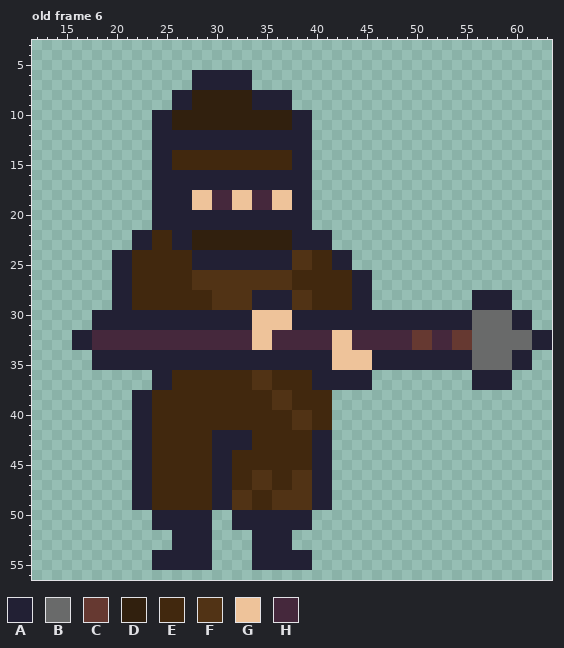
Two states of a pixel-art file, static/assets/bandit.aseprite. This is how it looked before the edit.
64x64 pixels, 8 frames. Shown: old frame 6: x 12..63, y 3..56. The commit also changed other frames, which this record leaves out.
Visible layers, top first: "Layer 2", "Layer 1".
Palette (. is transparent): A #222034  B #696a6a  C #663931  D #31200e  E #41280e  F #513315  G #eec39a  H #45283c
Pixels before, old frame 6 (only the part around the change), first column x 12:
 3 ....................................................
 4 ....................................................
 5 ....................................................
 6 ................AAAAAA..............................
 7 ................AAAAAA..............................
 8 ..............AADDDDDDAAAA..........................
 9 ..............AADDDDDDAAAA..........................
10 ............AADDDDDDDDDDDDAA........................
11 ............AADDDDDDDDDDDDAA........................
12 ............AAAAAAAAAAAAAAAA........................
13 ............AAAAAAAAAAAAAAAA........................
14 ............AAEEEEEEEEEEEEAA........................
15 ............AAEEEEEEEEEEEEAA........................
16 ............AAAAAAAAAAAAAAAA........................
17 ............AAAAAAAAAAAAAAAA........................
18 ............AAAAGGHHGGHHGGAA........................
19 ............AAAAGGHHGGHHGGAA........................
20 ............AAAAAAAAAAAAAAAA........................
21 ............AAAAAAAAAAAAAAAA........................
22 ..........AAEEAADDDDDDDDDDAAAA......................
23 ..........AAEEAADDDDDDDDDDAAAA......................
24 ........AAEEEEEEAAAAAAAAAAFFEEAA....................
25 ........AAEEEEEEAAAAAAAAAAFFEEAA....................
26 ........AAEEEEEEFFFFFFFFFFEEEEEEAA..................
27 ........AAEEEEEEFFFFFFFFFFEEEEEEAA..................
28 ........AAEEEEEEEEFFFFAAAAFFEEEEAA..........AAAA....
29 ........AAEEEEEEEEFFFFAAAAFFEEEEAA..........AAAA....
30 ......AAAAAAAAAAAAAAAAGGGGAAAAAAAAAAAAAAAAAABBBBAA..
31 ......AAAAAAAAAAAAAAAAGGGGAAAAAAAAAAAAAAAAAABBBBAA..
32 ....AAHHHHHHHHHHHHHHHHGGHHHHHHGGHHHHHHCCHHCCBBBBBBAA
33 ....AAHHHHHHHHHHHHHHHHGGHHHHHHGGHHHHHHCCHHCCBBBBBBAA
34 ......AAAAAAAAAAAAAAAAAAAAAAAAGGGGAAAAAAAAAABBBBAA..
35 ......AAAAAAAAAAAAAAAAAAAAAAAAGGGGAAAAAAAAAABBBBAA..
36 ............AAEEEEEEEEFFEEEEAAAAAA..........AAAA....
37 ............AAEEEEEEEEFFEEEEAAAAAA..........AAAA....
38 ..........AAEEEEEEEEEEEEFFEEEE......................
39 ..........AAEEEEEEEEEEEEFFEEEE......................
40 ..........AAEEEEEEEEEEEEEEFFEE......................
41 ..........AAEEEEEEEEEEEEEEFFEE......................
42 ..........AAEEEEEEAAAAEEEEEEAA......................
43 ..........AAEEEEEEAAAAEEEEEEAA......................
44 ..........AAEEEEEEAAEEEEEEEEAA......................
45 ..........AAEEEEEEAAEEEEEEEEAA......................
46 ..........AAEEEEEEAAEEFFEEFFAA......................
47 ..........AAEEEEEEAAEEFFEEFFAA......................
48 ..........AAEEEEEEAAFFEEFFFFAA......................
49 ..........AAEEEEEEAAFFEEFFFFAA......................
50 ............AAAAAA..AAAAAAAA........................
51 ............AAAAAA..AAAAAAAA........................
52 ..............AAAA....AAAA..........................
53 ..............AAAA....AAAA..........................
54 ............AAAAAA....AAAAAA........................
55 ............AAAAAA....AAAAAA........................
56 ....................................................
New version:
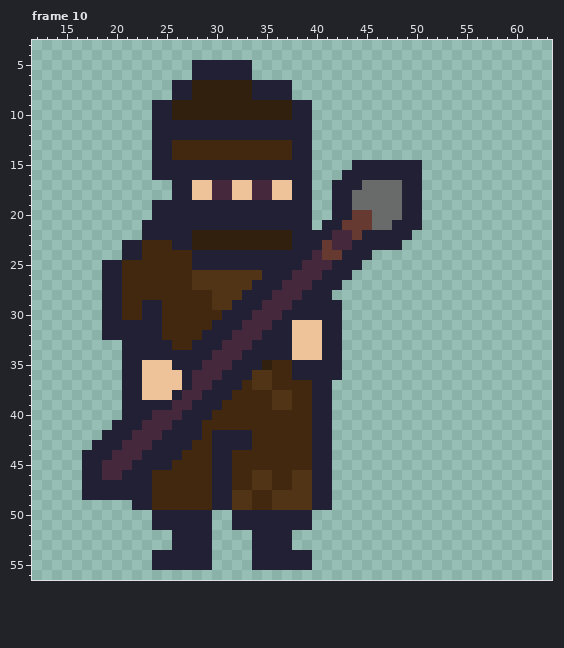
A new or re-ordered frame is compared with the old frame closest to it.
Changes in this commit:
frames 8 -> 11
Changed rows in their new state; - is an unchanged pixel.
Frame 10 is new; against old frame 6, layers "Layer 2", "Layer 1":
first column x 16:
 5 ------------AAAAAA------------------------------
 7 ----------AADDDDDDAAAA--------------------------
 9 --------AADD------DDDDAA------------------------
11 ----------AAAAAAAAAAAA--------------------------
13 ----------EEEEEEEEEEEE--------------------------
15 ----------AAAAAAAAAAAA------AAAAAAA-------------
16 ---------------------------AAAAAAAA-------------
17 --------..--GGHHGGHHGG----AAABBBBAA-------------
18 --------..----------------AABBBBBAA-------------
19 ------------AAAAAAAAAA----AABBBBBAA-------------
20 --------------------------AACCBBBAA-------------
21 -------A-----------------AACCCBBAAA-------------
22 ------.-AA----------------HHCAAAAA--------------
23 -----A-E-----------------CHHAAAAA---------------
24 ----.-A---------------AAHCC-AA------------------
25 ---A-E----------------AHHH--A-------------------
26 ---A-E-------------AAAHHHAAA..------------------
27 ---A-E------------AAAHHHAAA...------------------
28 ---A-E-----------A--HHHAAA....----------....----
29 ---A-E-AA-------AA-HHHAAAAA...----------....----
30 --.--EE--EEEEEE---HHHA-----...................--
31 --.------EEEEE---HHHAAGGG--...................--
32 ...AAAAAAEEEEAAA--HAAAGGGAA.....................
33 .....AAAAAEEAAA---AAAAGGGAA.....................
34 --...---------HHH-----GGG-A...................--
35 --...--GGG---HHH---DEE----A...................--
36 -----AAGGGGAHHHAAA----AA---...----------....----
37 -----AAGGGGAHHAAA---------....----------....----
38 -----A-GGGAHHAAA--------AA----------------------
39 -----A--AAHHAAA---------AA----------------------
40 -----A--HHHAAA--------EEAA----------------------
41 ----AA-HHHAAA---------EEAA----------------------
42 ---AAAHHHAAAA-----------------------------------
43 --AAAHHHAAAA------------------------------------
44 -AAAHHH-AAA-------------------------------------
45 -AAHHH--AA--------------------------------------
46 -AAHHA------------------------------------------
47 -AAAAA------------------------------------------
48 -AAAAA------------------------------------------
